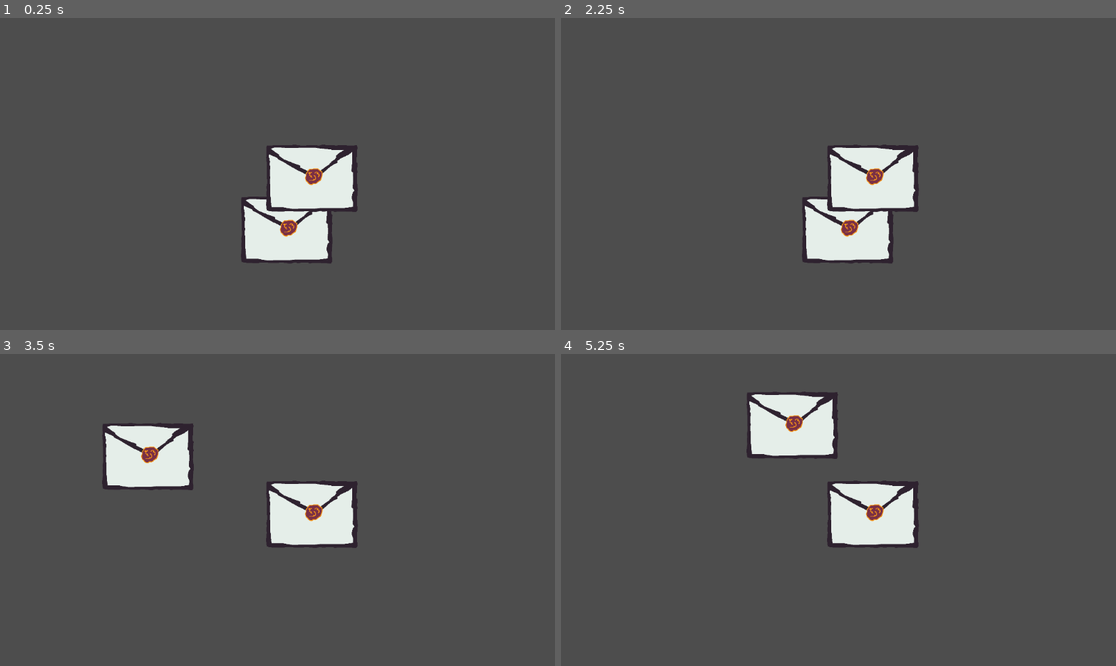
Above: before the commit, frames 1-4 (two rows, left to right).
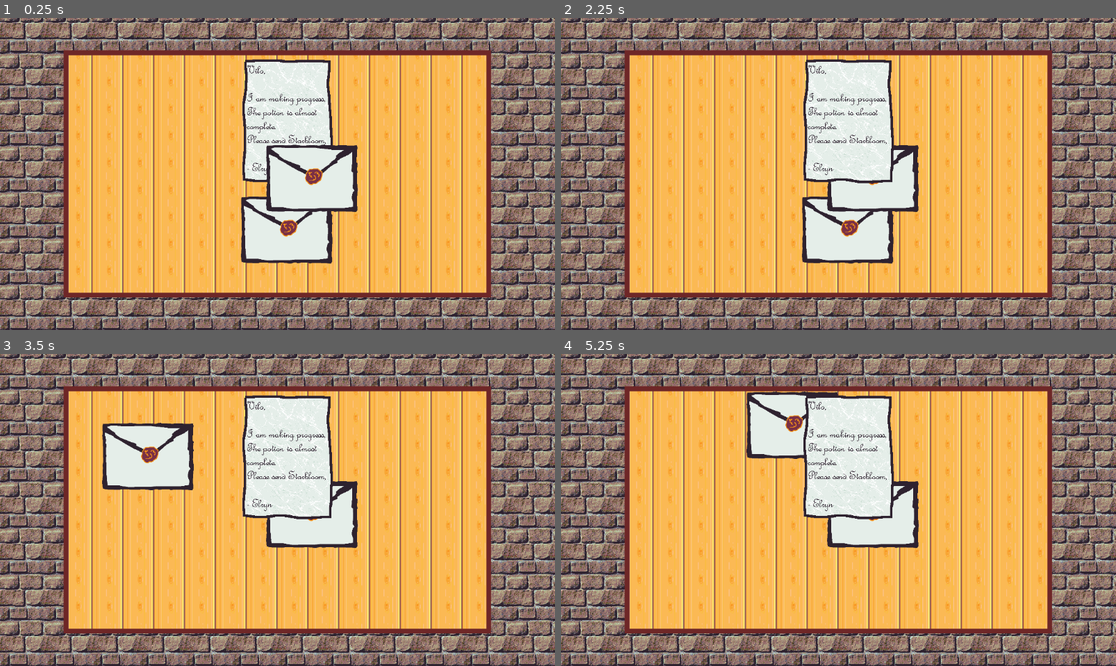
Above: after the commit, the same moments.

Repository: diegofdz333/the-alchemist
Game: Godot game, scene res://scenes/Main.tscn
Same seed, same stepped clock (60 frames per second), same inputs: the game is played once before the commit and once after it.
Inputs (mouse positions are in pixels of both pictures, inside the frame that each line leads up to):
- Up to frame 1 (0.25 s): no input
- Up to frame 2 (2.25 s): tap Enter at 0.5, 2 s; move the mouse to (960, 158) at 0.52 s; click (960, 158) at 0.67 s; tap Space at 1.25 s; drag from (727, 189) to (810, 236) at 1.27 s; move the mouse to (894, 105) at 2.02 s; click (894, 105) at 2.17 s
- Up to frame 3 (3.5 s): tap Space at 2.75 s; drag from (249, 572) to (111, 463) at 2.77 s
- Up to frame 4 (5.25 s): tap Enter at 3.5 s; move the mouse to (1005, 556) at 3.52 s; click (1005, 556) at 3.67 s; tap Space at 4.25 s; drag from (672, 463) to (755, 432) at 4.27 s; move the mouse to (866, 510) at 5.02 s; click (866, 510) at 5.17 s

The runs differ from the first frame. In frame 1, 90% of the frame differs, in the area x 0-100%, y 0-100%; in frame 2, 91%; in frame 3, 90%; in frame 4, 91%.

Commit message:
Added basic textures

Diff:
--- a/scenes/Main.tscn
+++ b/scenes/Main.tscn
@@ -1,7 +1,10 @@
-[gd_scene load_steps=3 format=3 uid="uid://c6c12xvctpfc2"]
+[gd_scene load_steps=6 format=3 uid="uid://c6c12xvctpfc2"]
 
 [ext_resource type="Script" path="res://scripts/documents_handler.gd" id="1_bl5sq"]
 [ext_resource type="PackedScene" uid="uid://dml2o4mtpde67" path="res://scenes/Document.tscn" id="2_2uoe8"]
+[ext_resource type="Texture2D" uid="uid://ca4vyoeydh6ex" path="res://assets/table.png" id="3_f8pjf"]
+[ext_resource type="Texture2D" uid="uid://ddpk08d1nysw7" path="res://assets/documents/doc1.png" id="3_y3cmu"]
+[ext_resource type="Texture2D" uid="uid://bggqqjhi6lura" path="res://assets/bricks.png" id="4_gd8ix"]
 
 [node name="Main" type="Node2D"]
 
@@ -16,3 +19,13 @@
 position = Vector2(19, 116)
 
 [node name="Dummy-letter" parent="Documents" instance=ExtResource("2_2uoe8")]
+position = Vector2(20, -110)
+scale = Vector2(1, 1)
+texture = ExtResource("3_y3cmu")
+
+[node name="Table" type="Sprite2D" parent="."]
+texture = ExtResource("3_f8pjf")
+
+[node name="Background" type="Sprite2D" parent="."]
+z_index = -100
+texture = ExtResource("4_gd8ix")
Binary file added: assets/bricks.png
Not shown, added: assets/bricks.png.import
Binary file added: assets/documents/doc1.png
Not shown, added: assets/documents/doc1.png.import
Binary file added: assets/table.png
Not shown, added: assets/table.png.import
